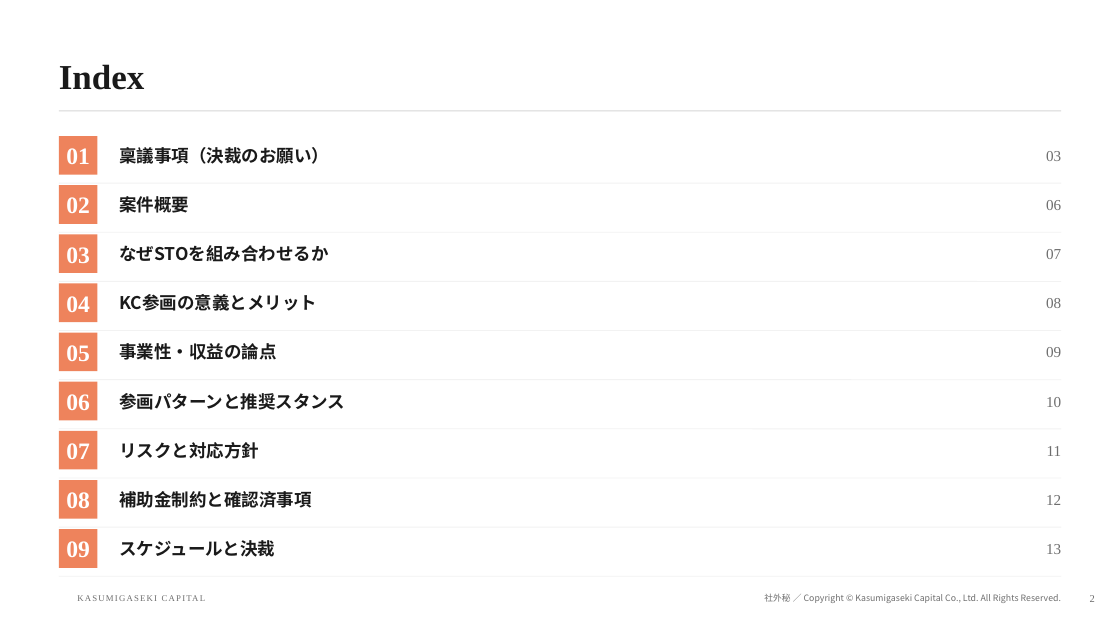
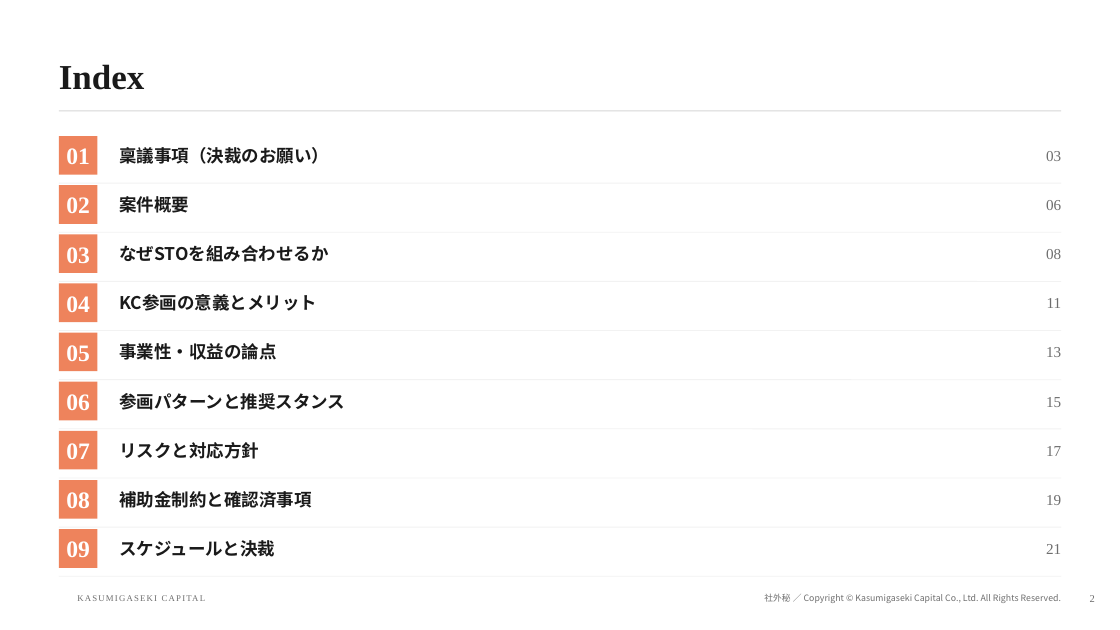
Before and after one commit to Kanta02cer/hotel-simulation, a slide deck: slide 2 of slides/nlcs-kobe-sto/NLCS神戸STO_KC参画稟議.pptx. Drawn at 1120x630 pixels with LibreOffice and Linux fonts; fonts in the diff are those of the drawing; background and template pictures are left out. Boxes give left, top, right and bottom in pixels: in the first picture for what was removed or moved away, otherwise in the second. Text is boxed around its words. In the diff, an @@ line names an element or a change of style, - is before the commit and + after.

```diff
--- a/slides/nlcs-kobe-sto/NLCS神戸STO_KC参画稟議.pptx
+++ b/slides/nlcs-kobe-sto/NLCS神戸STO_KC参画稟議.pptx
@@ text "08": place and size @@
-text "08" at bbox=[1046, 298, 1061, 308]
+text "08" at bbox=[1046, 249, 1061, 259]
@@ text removed at bbox=[1046, 249, 1061, 259] @@
-07
@@ text added at bbox=[1047, 298, 1062, 308], 13 pt, text #6E6E6E @@
+11
@@ text at bbox=[1046, 347, 1061, 357]: text changed @@
-09
+13
@@ text at bbox=[1046, 397, 1061, 407]: text changed @@
-10
+15
@@ text at bbox=[1046, 446, 1061, 456]: text changed @@
-11
+17
@@ text at bbox=[1046, 495, 1061, 505]: text changed @@
-12
+19
@@ text at bbox=[1046, 544, 1061, 554]: text changed @@
-13
+21
```
Also in this commit, not shown: 8 other slides changed, 1 slide added, 1 other file.
